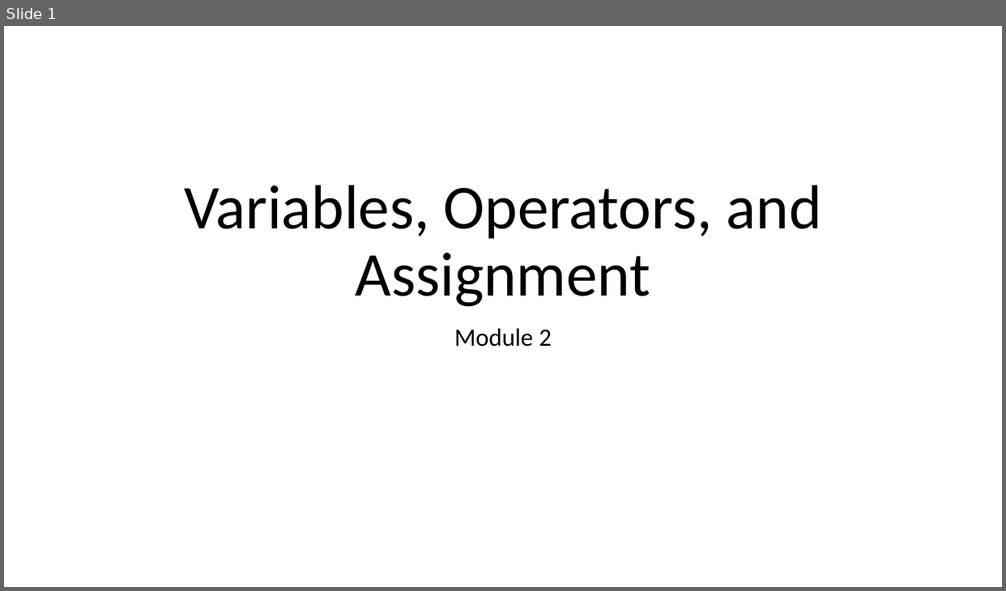
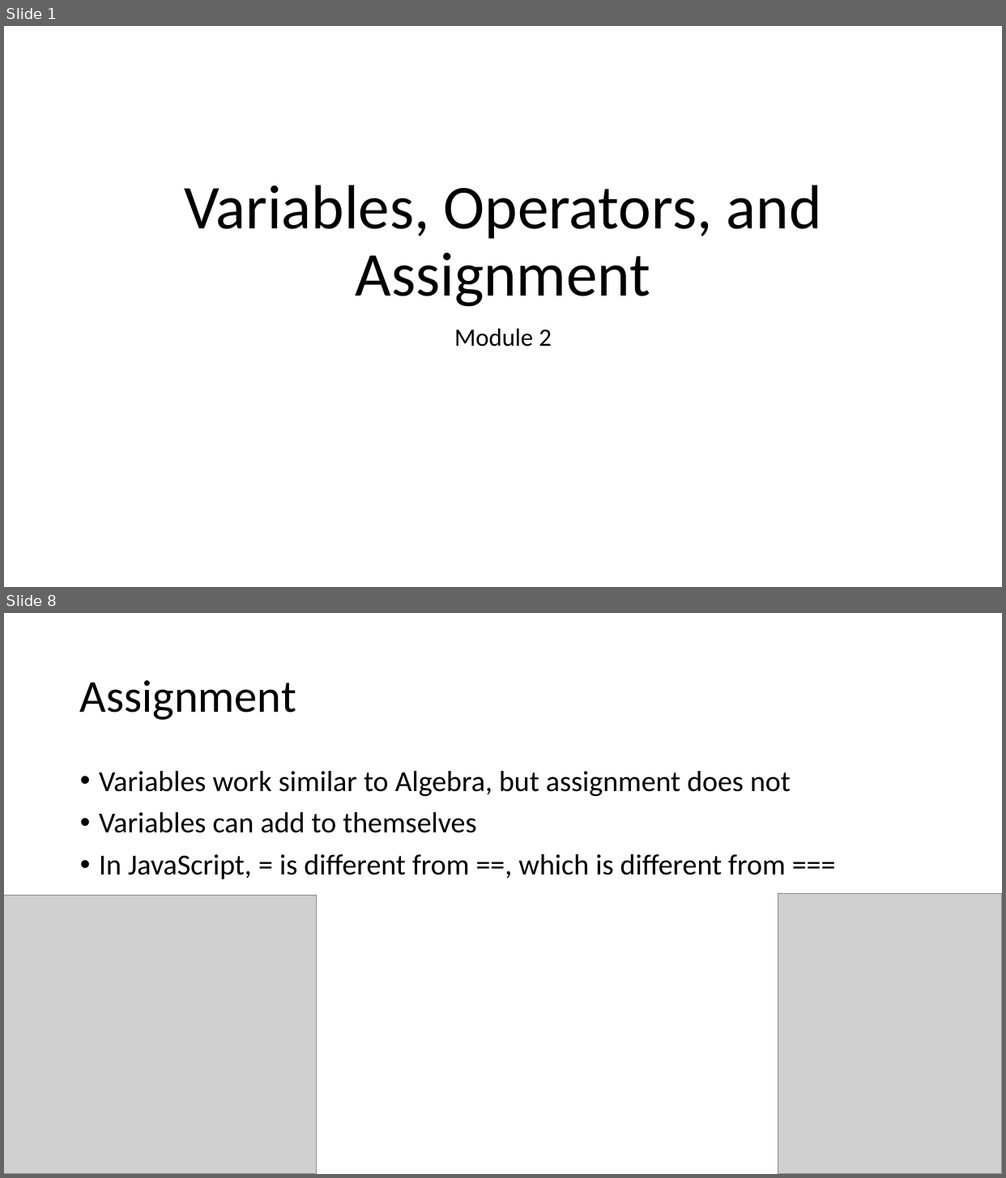
Before and after one commit to YWCANWIL-TechLab/module2-exercises-YaminahAlanis, a slide deck: slides/Module 2 - Variables, Operators, and Assignment.pptx. Shown one above the other, each under a label of ours: slide 1 before the commit, slides 1 and 8 after it; the slides between them are not shown. The pictures are 1006x591 and 1006x1178 pixels, drawn with LibreOffice and Linux fonts; fonts in the diff are those of the drawing; grey boxes stand for pictures. Boxes give left, top, right and bottom in pixels: in the first picture for what was removed or moved away, otherwise in the second. Text is boxed around its words. In the diff, an @@ line names an element or a change of style, - is before the commit and + after.

```diff
--- a/slides/Module 2 - Variables, Operators, and Assignment.pptx
+++ b/slides/Module 2 - Variables, Operators, and Assignment.pptx
@@ slide 8 added at (4,613,1002,1174), background #FFFFFF @@
@@ title added at (80,680,296,720), 44 pt, text #000000 @@
+Assignment
@@ text added at (99,771,791,879), 28 pt, text #000000 @@
+• Variables work similar to Algebra, but assignment does not
+• Variables can add to themselves
+• In JavaScript, = is different from ==, which is different from ===
@@ picture added at (4,895,317,1174) @@
@@ picture added at (778,894,1002,1174) @@
```
Also in this commit, not shown: 18 slides changed, 11 other slides added, 2 other files.
